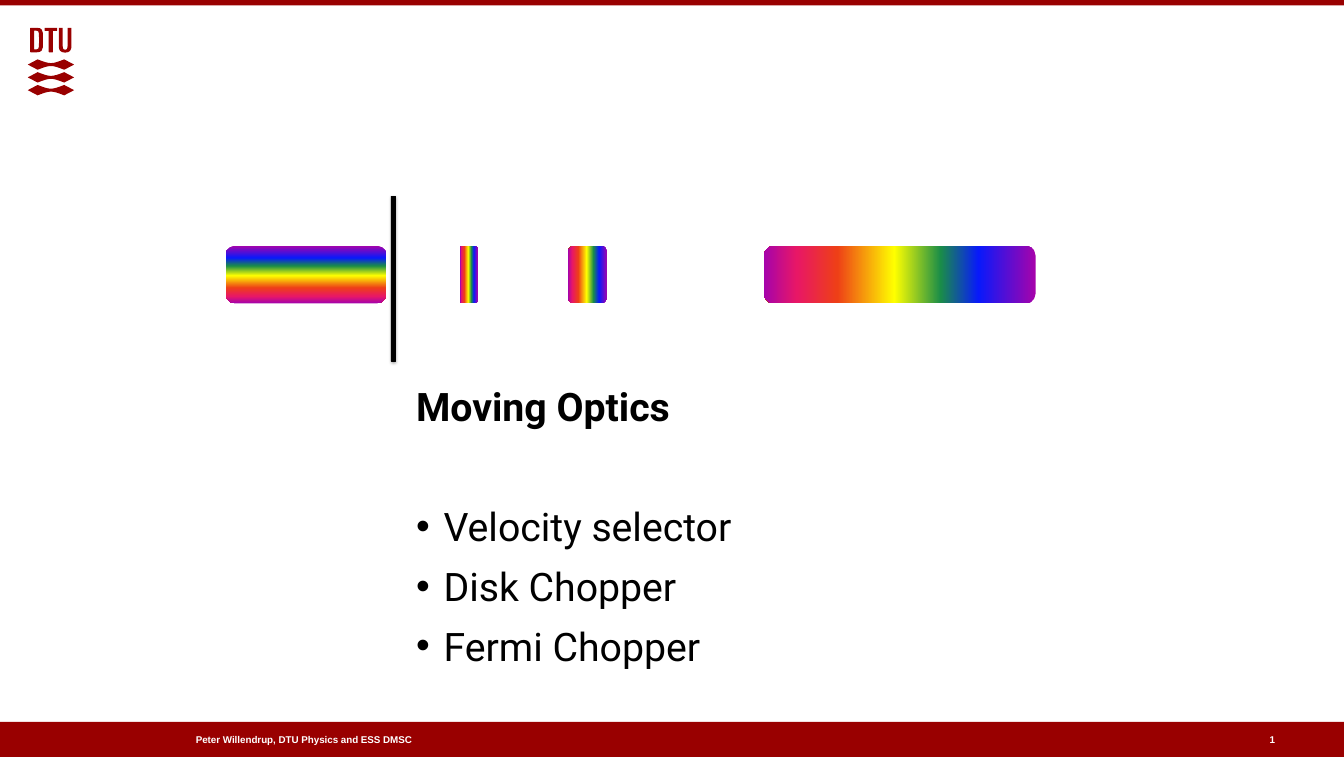
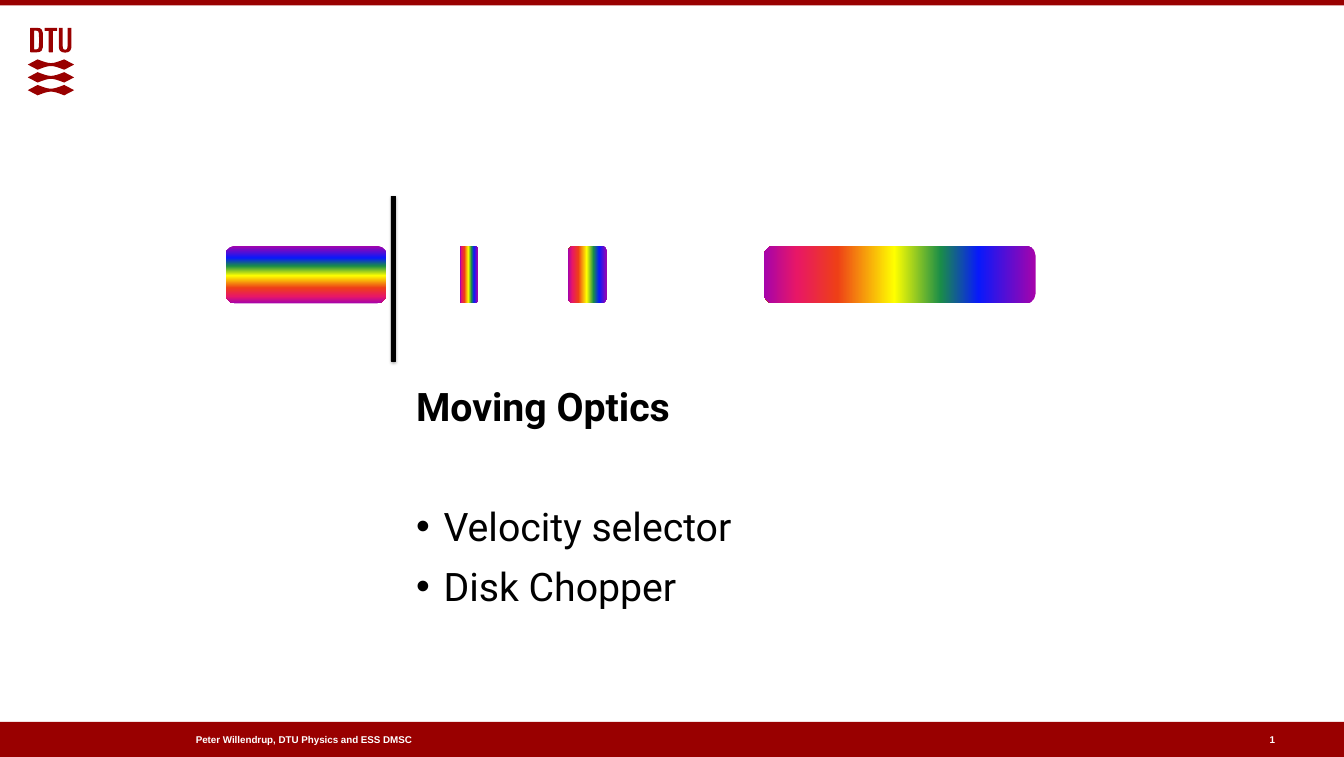
Before and after one commit to McStasMcXtrace/Schools, a slide deck: slide 1 of 2024/NECSA_October_2024/01_Monday_October_7th/04_Neutron_optics_exercises/Choppers_and_other_rotating_optics.pptx. Drawn at 1344x757 pixels with LibreOffice and Linux fonts; fonts in the diff are those of the drawing; background and template pictures are left out. Boxes give left, top, right and bottom in pixels: in the first picture for what was removed or moved away, otherwise in the second. Text is boxed around its words. In the diff, an @@ line names an element or a change of style, - is before the commit and + after.

Commit message:
Take out fermi

```diff
--- a/2024/NECSA_October_2024/01_Monday_October_7th/04_Neutron_optics_exercises/Choppers_and_other_rotating_optics.pptx
+++ b/2024/NECSA_October_2024/01_Monday_October_7th/04_Neutron_optics_exercises/Choppers_and_other_rotating_optics.pptx
@@ text at [444,631,701,669]: paragraph removed @@
-• Fermi Chopper
```
Also in this commit, not shown: 1 slide removed, 2 other files.
